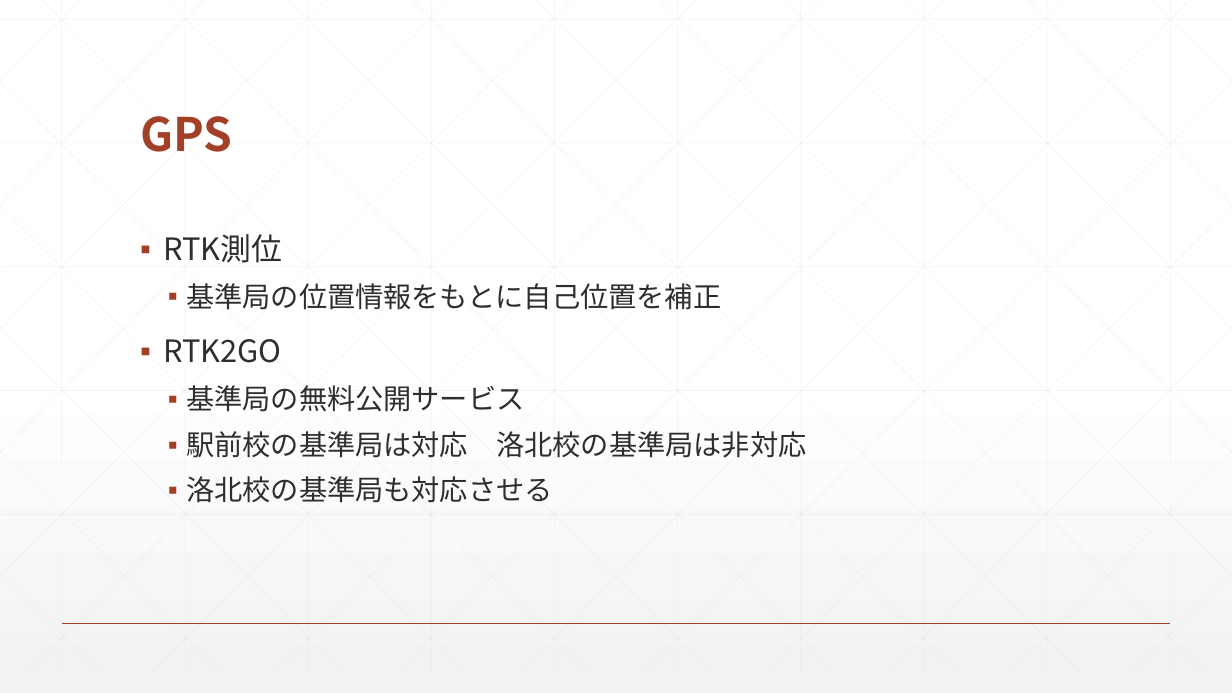
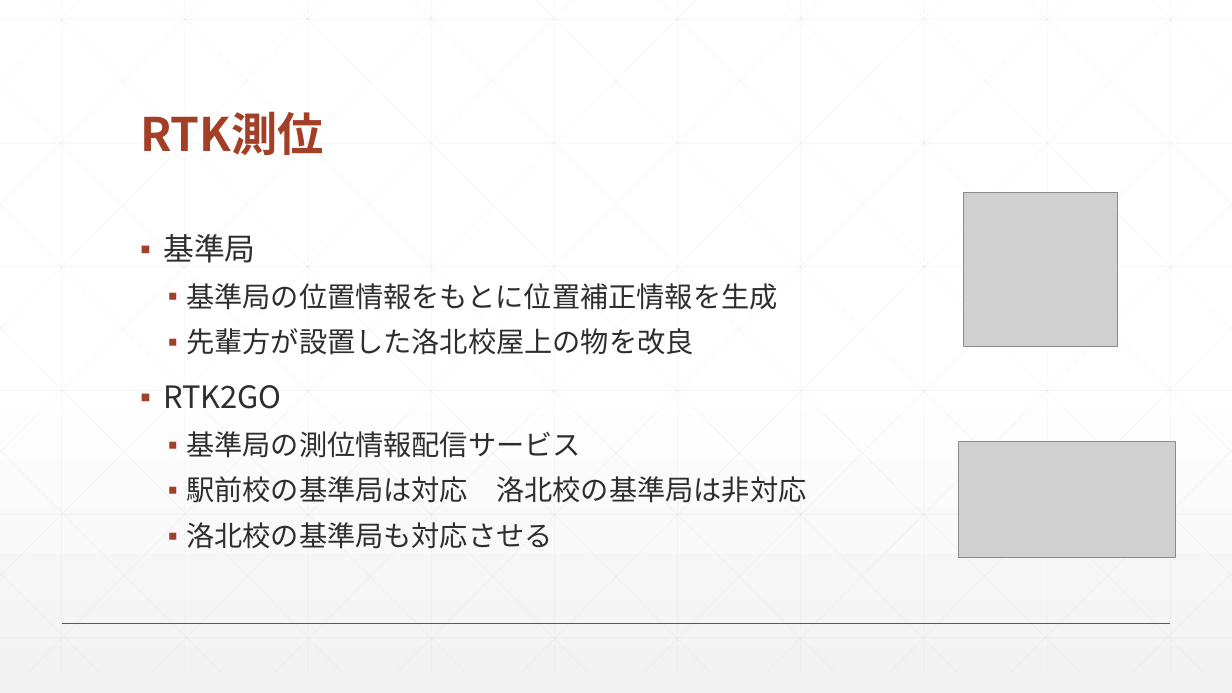
Before and after one commit to moca0511/-, a slide deck: slide 13 of docs/企画発表/企画発表.pptx (slide 11 before the commit). Drawn at 1232x693 pixels with LibreOffice and Linux fonts; fonts in the diff are those of the drawing; grey boxes stand for pictures. Boxes give left, top, right and bottom in pixels: in the first picture for what was removed or moved away, otherwise in the second. Text is boxed around its words. In the diff, an @@ line names an element or a change of style, - is before the commit and + after.

```diff
--- a/docs/企画発表/企画発表.pptx
+++ b/docs/企画発表/企画発表.pptx
@@ title at [140, 111, 324, 155]: text changed @@
-GPS
+RTK測位
@@ picture added at [964, 192, 1118, 347] @@
@@ text at [163, 234, 777, 355]: text changed @@
-▪ RTK測位
-  ▪ 基準局の位置情報をもとに自己位置を補正
+▪ 基準局
+  ▪ 基準局の位置情報をもとに位置補正情報を生成
+  ▪ 先輩方が設置した洛北校屋上の物を改良
@@ text at [186, 431, 581, 458]: text changed @@
-  ▪ 基準局の無料公開サービス
+  ▪ 基準局の測位情報配信サービス
@@ picture added at [958, 442, 1176, 557] @@
```
Also in this commit, not shown: 6 other slides changed, 4 slides added, 1 slide removed, 3 other files.
